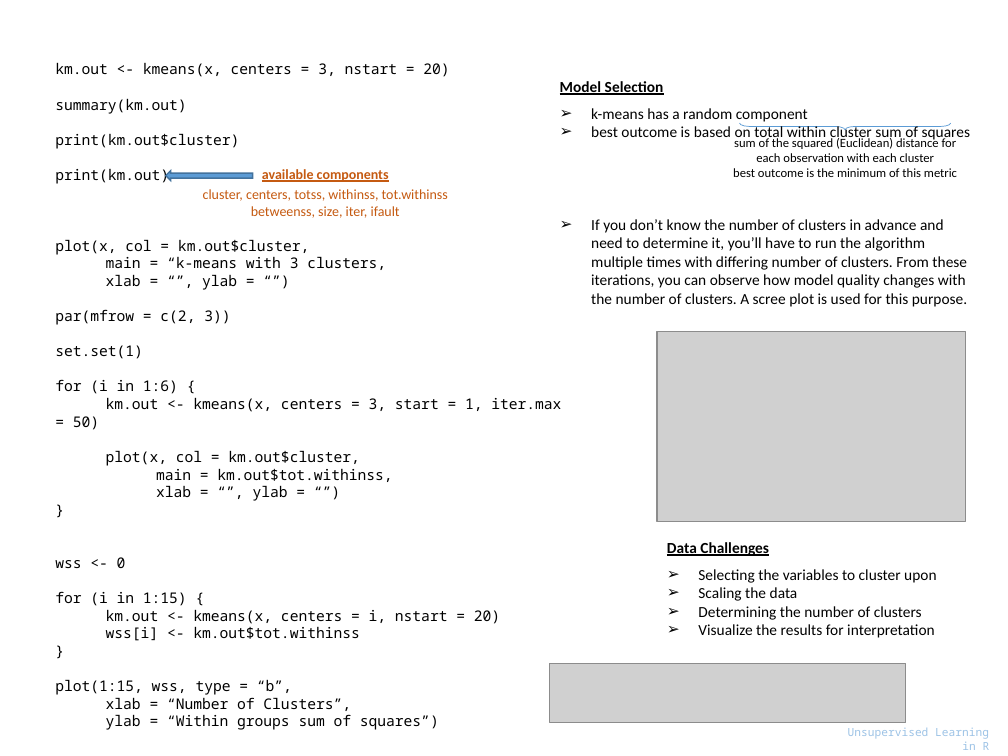
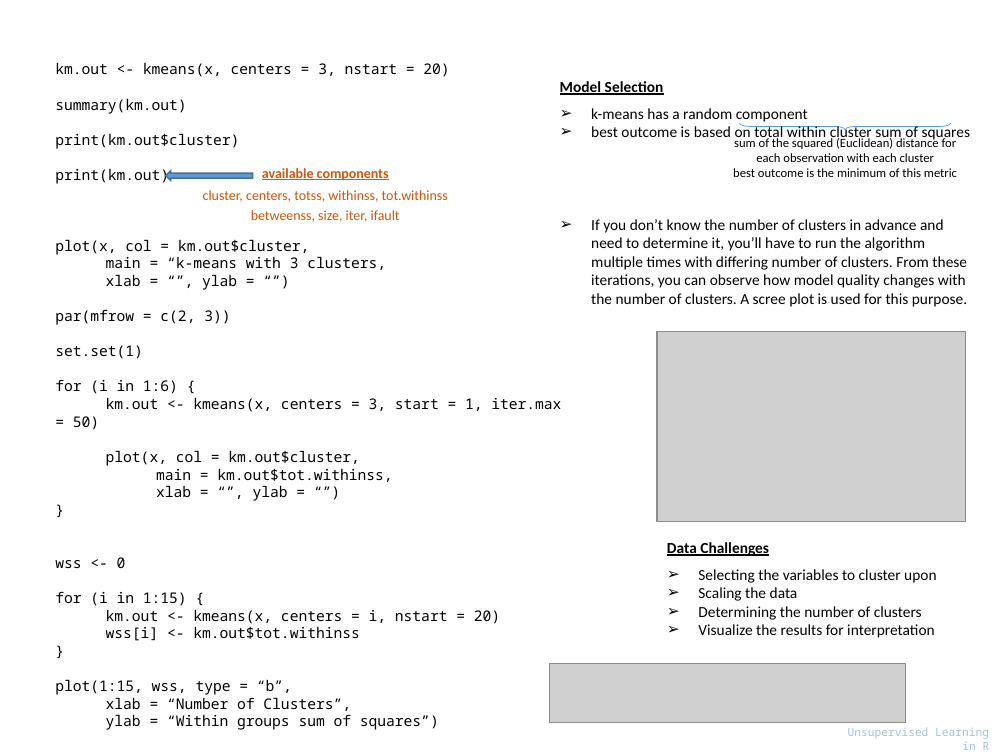
Before and after one commit to parcap/business-education, a slide deck: slide 4 of Track - Machine Learning/Unsupervised-Learning-in-R/Unsupervised Learning in R.pptx. Drawn at 1008x756 pixels with LibreOffice and Linux fonts; fonts in the diff are those of the drawing; grey boxes stand for pictures. Boxes give left, top, right and bottom in pixels: in the first picture for what was removed or moved away, otherwise in the second. Text is boxed around its words. In the diff, an @@ line names an element or a change of style, - is before the commit and + after.

Commit message:
updates

```diff
--- a/Track - Machine Learning/Unsupervised-Learning-in-R/Unsupervised Learning in R.pptx
+++ b/Track - Machine Learning/Unsupervised-Learning-in-R/Unsupervised Learning in R.pptx
@@ text "available components" at <box>203,168,448,222</box>: line spacing 0.9 to 0.8; line spacing 0.2 to 0.4 @@
```
Also in this commit, not shown: 2 slides added, 5 slides removed.
